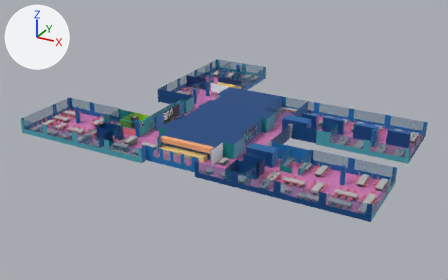
An edit to the OBJ model web/models/manoteras.obj, drawn before and after from the same camera.
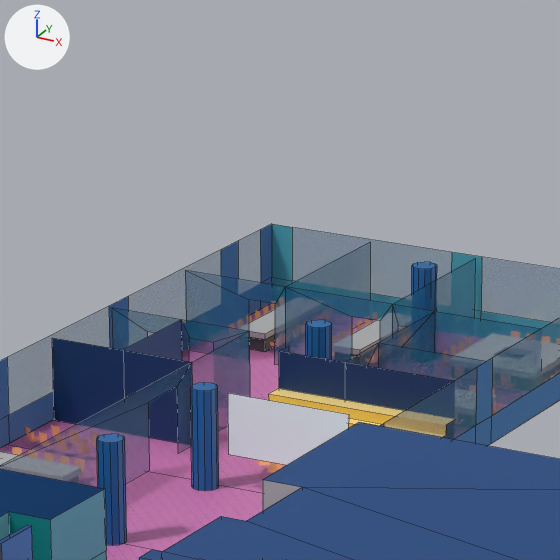
The first picture shows the older version from a 50 mm lens placed at (5.9, -9.09, 4.44), pointed at (0.67, 0.42, -0.31). The close-ups show both versions on the part from 40% to 57% of the width and 10% to 38% of the height of that picture; other places that the commit changed are outside them. The lights are fixed; the arrows at upper left show +X, +Y and +Z. The close-ups show mesh edges as thin lines. Where no turn or scale is listed for an object, it has been applied to the vertices.

Script lines for the objects in view, before the commit:
```python
ob_interactbancada_plane_010 = bpy.data.objects.new('interactBancada_Plane.010', me_interactbancada_plane_010)
ob_interactbancada_plane_010.location = (0.0, 0.0, 0.0)
ob_interactparedes_plane = bpy.data.objects.new('interactparedes_Plane', me_interactparedes_plane)
ob_interactparedes_plane.location = (0.0, 0.0, 0.0)
ob_sillasoficina_plane_144 = bpy.data.objects.new('sillasOficina_Plane.144', me_sillasoficina_plane_144)
ob_sillasoficina_plane_144.location = (0.0, 0.0, 0.0)
# also in view: 'mesas_Cube.043' at (1.47, 0.85, 0.05); 'pantalla_Plane.208' at (-0.15, 1.7, 0.2); 'suelo_Plane.001' at (0.86, 0.84, -0.01); 'interactcristaleras_Plane.004' at (0.8, 0.84, 0.12)
```
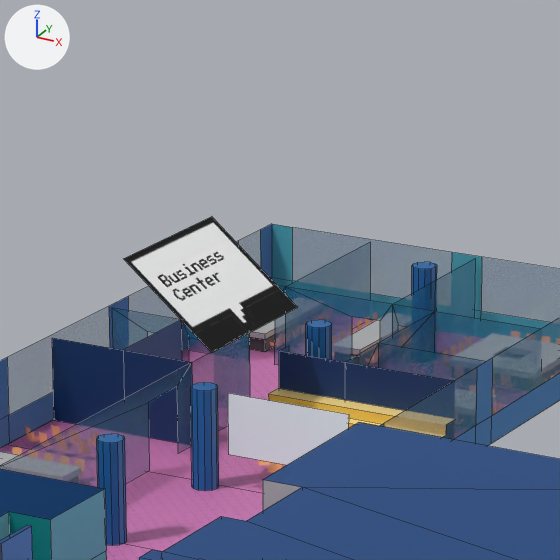
Changed parts and their boxes [x1, y1, x2, y2] in the close-ups (560 x 560 px):
'cartelBusiness_Plane.007', added: after [124, 217, 298, 352]

The change, as a diff of the scene's bpy script:
```diff
--- a/web/models/manoteras.obj.py
+++ b/web/models/manoteras.obj.py
@@ img_business_png @@
+img_business_png = load_image('business.png', 'business.png', 600, 400, 'sRGB')
@@ mat_transparentbusinesslet @@
+mat_transparentbusinesslet = principled_material('transparentBusinessLet')
+mat_transparentbusinesslet.texture = img_business_png
+mat_transparentbusinesslet.roughness = 1.0
@@ me_cartelbusiness_plane_007 @@
+me_cartelbusiness_plane_007.from_pydata(...)  # 4 vertices, 1 face; spans x -0.713..-0.41, y 1.708..2.234, z 0.399..0.648
+me_cartelbusiness_plane_007.materials.append(mat_transparentbusinesslet)  # picture img_business_png
@@ ob_cartelbusiness_plane_007 @@
+ob_cartelbusiness_plane_007 = bpy.data.objects.new('cartelBusiness_Plane.007', me_cartelbusiness_plane_007)
+ob_cartelbusiness_plane_007.location = (0.0, 0.0, 0.0)
```
